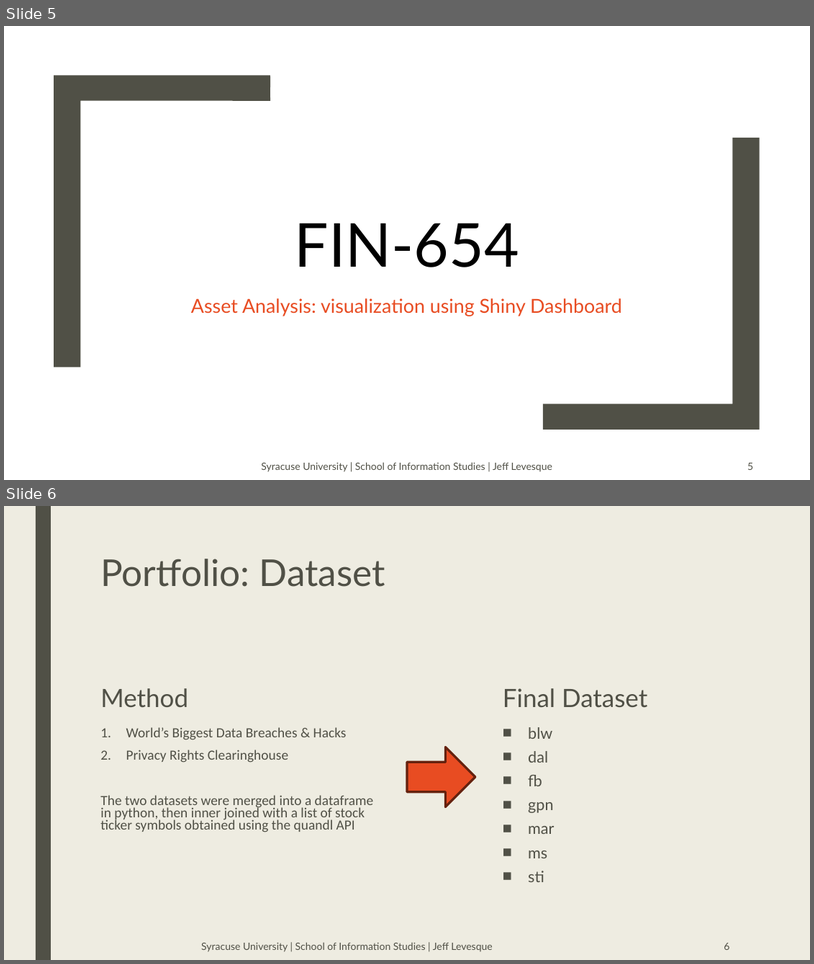
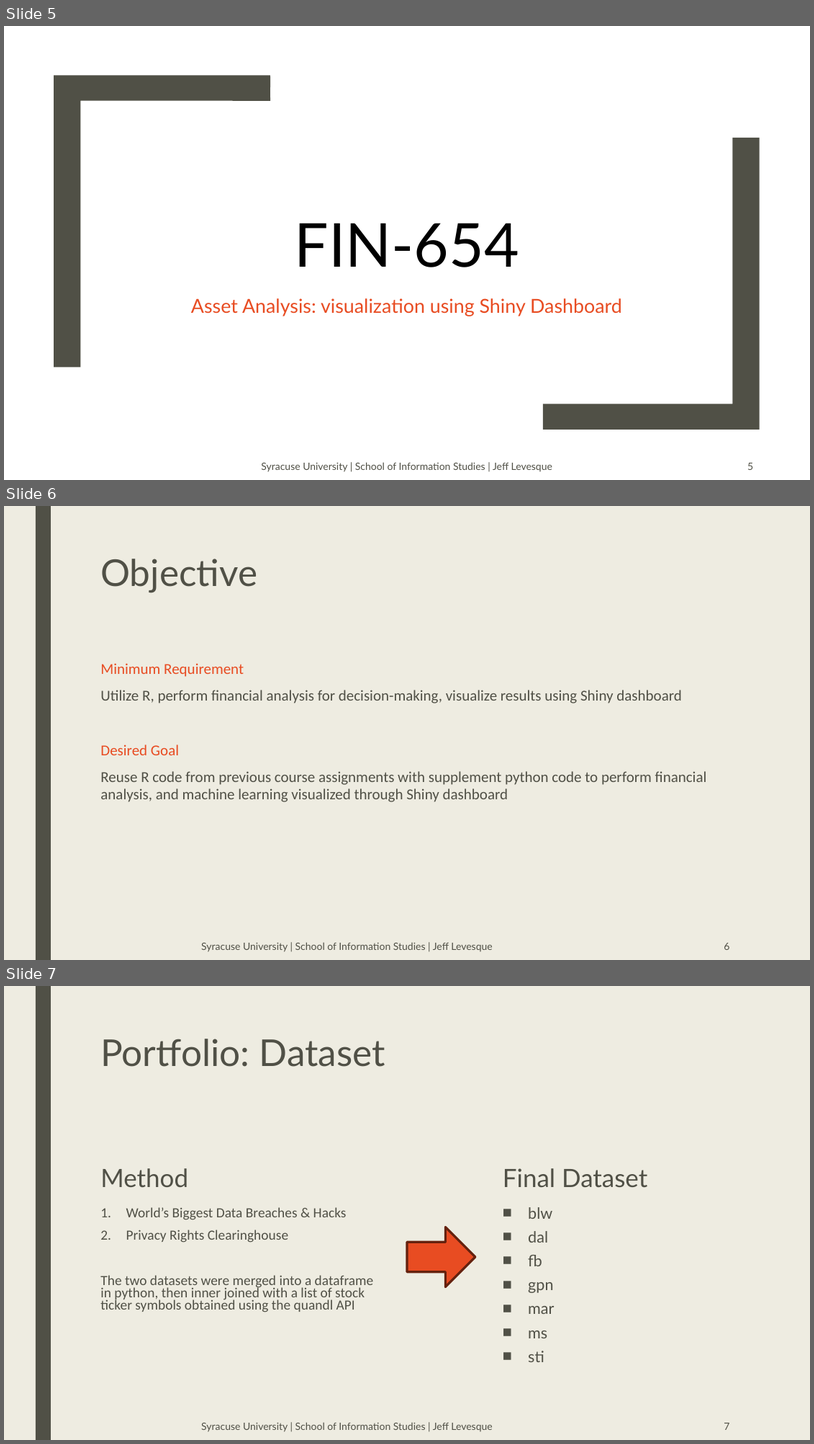
Before and after one commit to jeff1evesque/ist-exit-portfolio, a slide deck: presentation.pptx. Shown one above the other, each under a label of ours: slides 5 and 6 before the commit, slides 5, 6 and 7 after it. The pictures are 814x964 and 814x1444 pixels, drawn with LibreOffice and Linux fonts; fonts in the diff are those of the drawing; background and template pictures are left out. Boxes give left, top, right and bottom in pixels: in the first picture for what was removed or moved away, otherwise in the second. Text is boxed around its words. In the diff, an @@ line names an element or a change of style, - is before the commit and + after.

```diff
--- a/presentation.pptx
+++ b/presentation.pptx
@@ slide 6 added at (4, 506, 810, 960), background #EEECE1; not listed: 1 template element that a slide beside it also shows @@
@@ title added at (100, 559, 257, 592), 44 pt, text #505046 @@
+Objective
@@ text added at (100, 663, 707, 802), 18 pt, text #505046 @@
+Minimum Requirement
+Utilize R, perform financial analysis for decision-making, visualize results using Shiny dashboard
+Desired Goal
+Reuse R code from previous course assignments with supplement python code to perform financial analysis, and machine learning visualized through Shiny dashboard
@@ text added at (201, 942, 492, 952), 12 pt, text #505046 @@
+Syracuse University | School of Information Studies | Jeff Levesque
@@ page number added at (724, 942, 730, 950), 12 pt, text #505046 @@
+6
@@ what was slide 6 is now slide 7 @@
@@ page number at (724, 1422, 730, 1430): text changed @@
-6
+7
```
Also in this commit, not shown: 5 other slides added.
